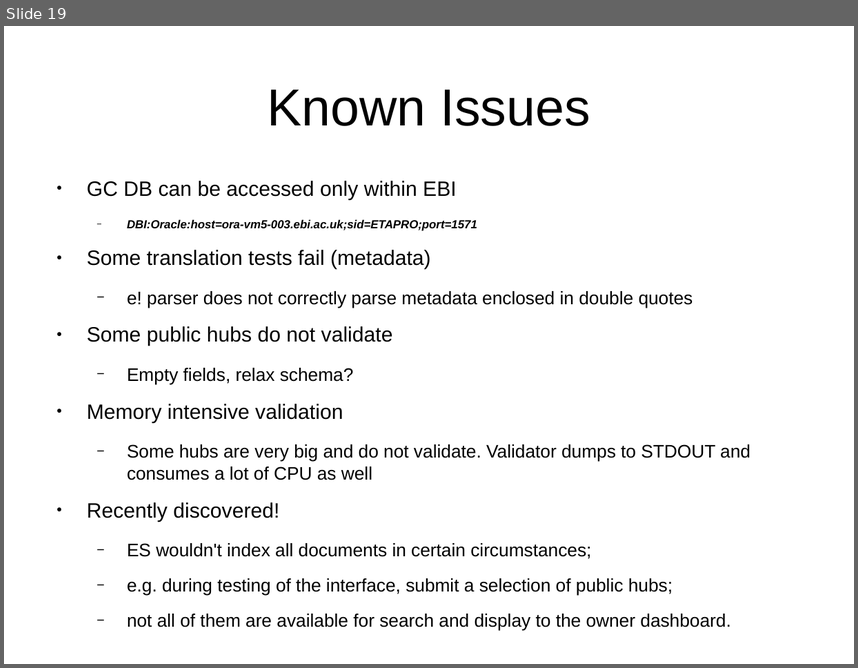
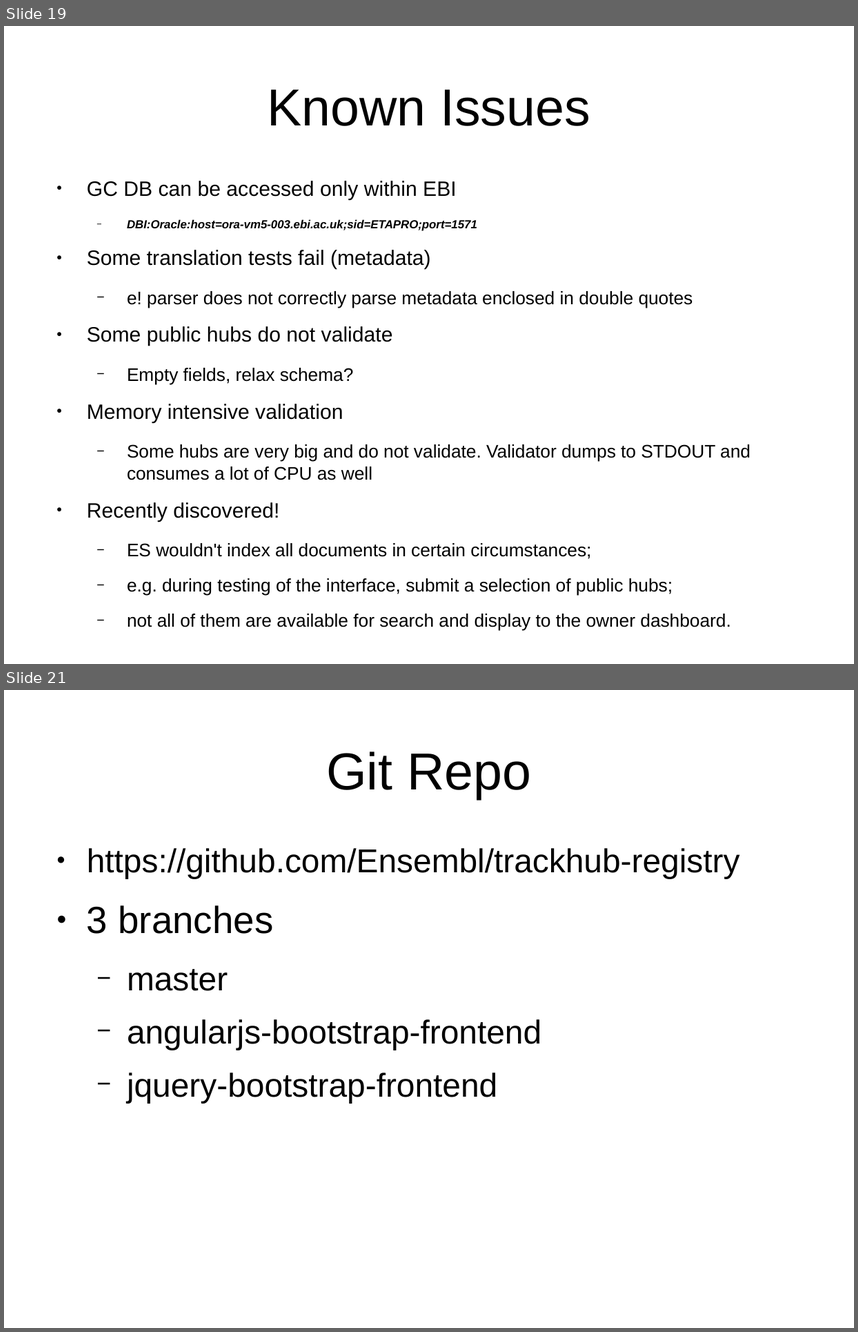
Before and after one commit to Ensembl/trackhub-registry, a slide deck: docs/code_review_07-05-15/talk.odp. Shown one above the other, each under a label of ours: slide 19 before the commit, slides 19 and 21 after it; the slides between them are not shown. The pictures are 858x668 and 858x1332 pixels, drawn with LibreOffice and Linux fonts; fonts in the diff are those of the drawing; background and template pictures are left out. Boxes give left, top, right and bottom in pixels: in the first picture for what was removed or moved away, otherwise in the second. Text is boxed around its words. In the diff, an @@ line names an element or a change of style, - is before the commit and + after.

Commit message:
Initiate web front-end discussion.

```diff
--- a/docs/code_review_07-05-15/talk.odp
+++ b/docs/code_review_07-05-15/talk.odp
@@ slide 21 added at box(4, 690, 854, 1328), background #FFFFFF @@
@@ title added at box(326, 751, 531, 799), 44 pt, text #000000 @@
+Git Repo
@@ text added at box(87, 848, 740, 1103), 28 pt, text #000000 @@
+● https://github.com/Ensembl/trackhub-registry
+● 3 branches
+  − master
+  − angularjs-bootstrap-frontend
+  − jquery-bootstrap-frontend
```
Also in this commit, not shown: 4 other slides added, 3 other files.
